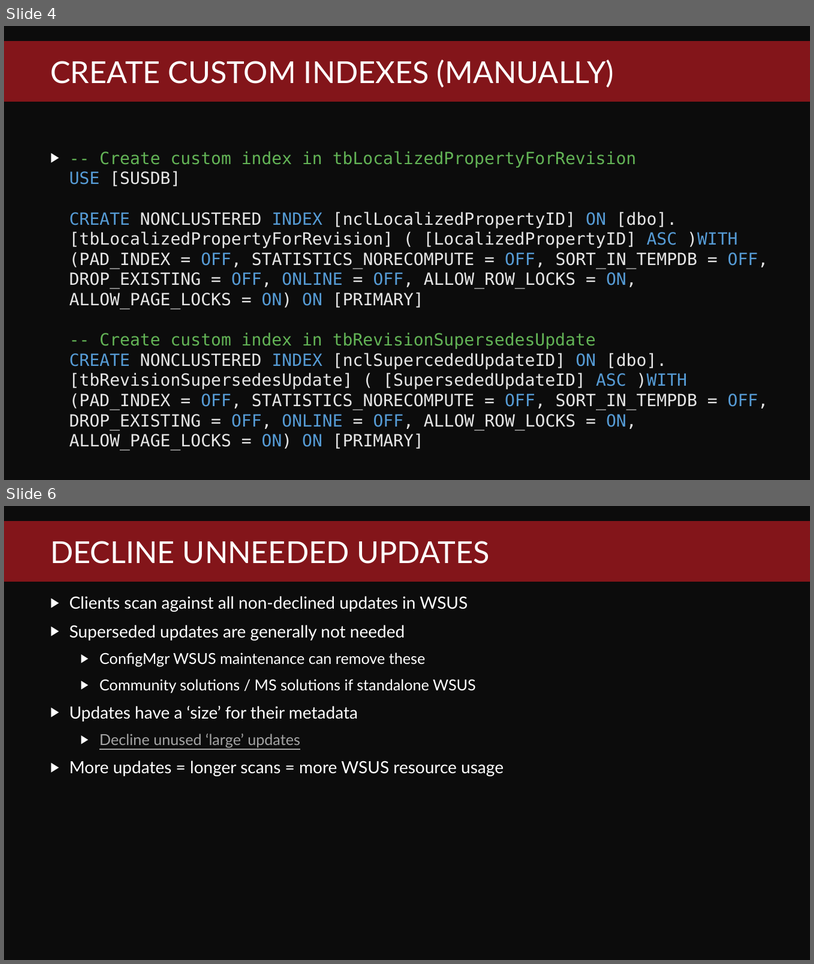
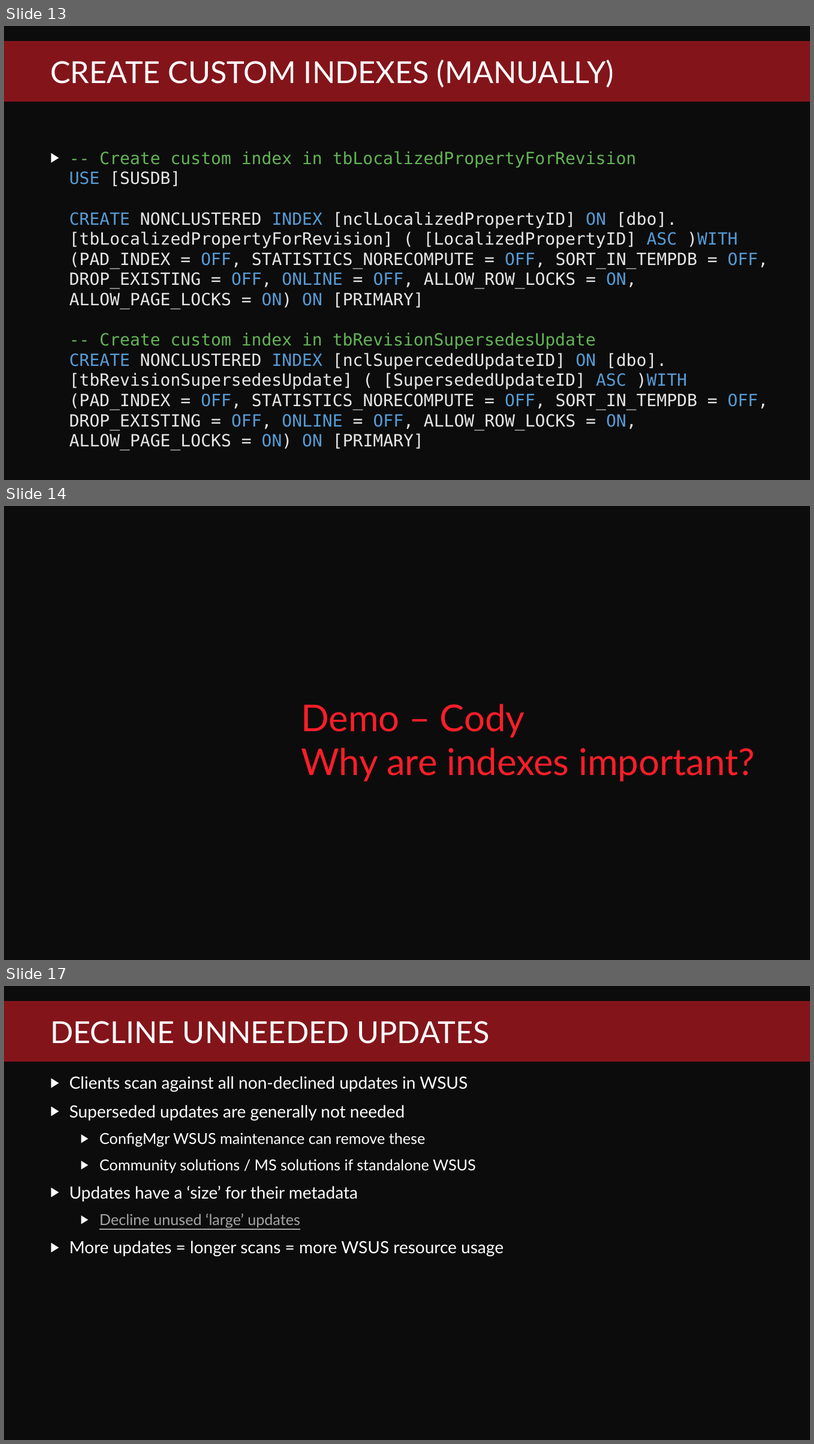
Before and after one commit to PatchMyPCTeam/VSMUG, a slide deck: 2021-12/Top 10 Tips for Optimizing WSUS/VSMUG-2021-12-WSUS-Top-10-Tips.pptx. Shown one above the other, each under a label of ours: slides 4 and 6 before the commit, slides 13, 14 and 17 after it; the slides between them are not shown. The pictures are 814x964 and 814x1444 pixels, drawn with LibreOffice and Linux fonts; fonts in the diff are those of the drawing; background and template pictures are left out. Boxes give left, top, right and bottom in pixels: in the first picture for what was removed or moved away, otherwise in the second. Text is boxed around its words. In the diff, an @@ line names an element or a change of style, - is before the commit and + after.

```diff
--- a/2021-12/Top 10 Tips for Optimizing WSUS/VSMUG-2021-12-WSUS-Top-10-Tips.pptx
+++ b/2021-12/Top 10 Tips for Optimizing WSUS/VSMUG-2021-12-WSUS-Top-10-Tips.pptx
@@ slide 14 added at [4,506,810,960], background #0C0C0C @@
@@ text added at [301,703,755,781], 44 pt, text #FB1E29 @@
+Demo – Cody
+Why are indexes important?
@@ what was slide 4 is now slide 13 @@
@@ what was slide 6 is now slide 17 @@
```
Also in this commit, not shown: 4 slides changed, 17 other slides added.
